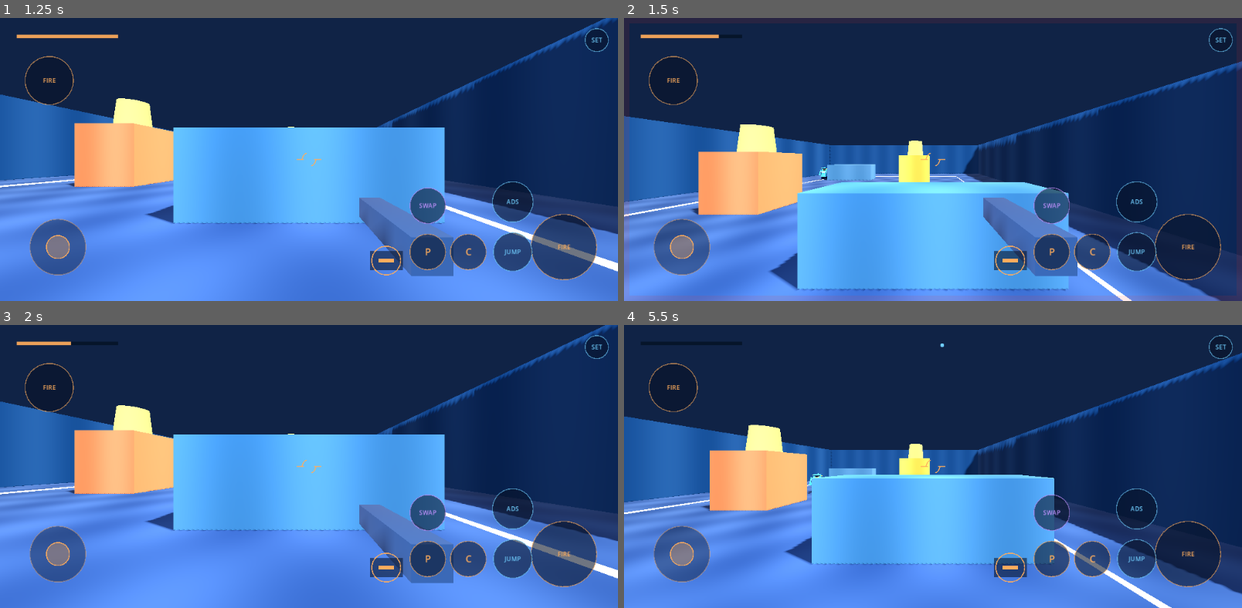
Above: before the commit, frames 1-4 (two rows, left to right).
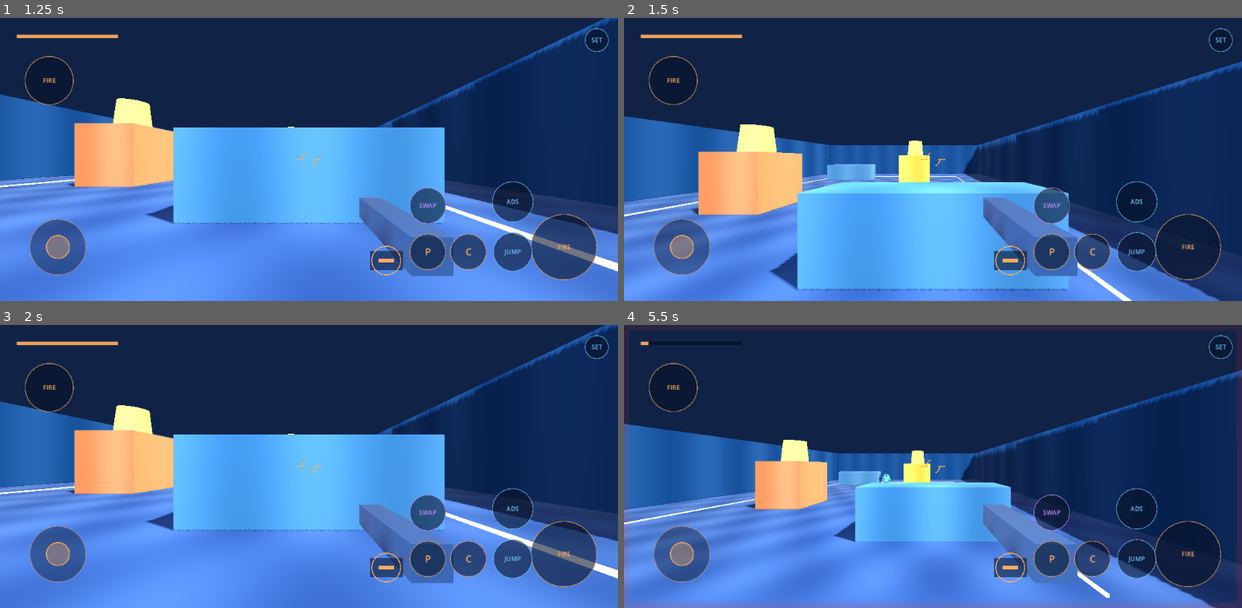
Above: after the commit, the same moments.

Repository: WillisLiao/X-in-a-bottle
Game: Godot game, scene res://main.tscn
Same seed, same stepped clock (60 frames per second), same inputs: the game is played once before the commit and once after it.
Inputs (mouse positions are in pixels of both pictures, inside the frame that each line leads up to):
- Up to frame 1 (1.25 s): tap Enter at 0.5 s; drag from (309, 159) to (370, 97) at 0.52 s
- Up to frame 2 (1.5 s): tap Space (jump) at 1.25 s; drag from (809, 173) to (902, 216) at 1.27 s
- Up to frame 3 (2 s): no input
- Up to frame 4 (5.5 s): move the mouse to (994, 404) at 2.02 s; press the mouse at (994, 404) at 2.03 s; hold D (move_right) 2.03-2.75 s; release the mouse at (994, 404) at 2.75 s; drag from (902, 523) to (747, 424) at 2.77 s; tap Enter at 3.5 s; move the mouse to (1118, 508) at 3.52 s; press the mouse at (1118, 508) at 3.53 s; hold A (move_left) 3.53-4.25 s; tap Space (jump) at 3.77, 5 s; release the mouse at (1118, 508) at 4.25 s; drag from (747, 424) to (840, 395) at 4.27 s; move the mouse to (963, 466) at 5.02 s; press the mouse at (963, 466) at 5.03 s; hold S (move_back) from 5.03 s (still down)

Frame 1 is identical in both runs. In frame 2, 0.1% of the frame differs, in the area x 15-100%, y 5-58%; in frame 3, 0.1%; in frame 4, 25%, in the area x 0-100%, y 0-100%.

Commit message:
fix: stage duelists in opposite arena halves

Diff:
--- a/Riftline/scripts/bot_duelist.gd
+++ b/Riftline/scripts/bot_duelist.gd
@@ -3,6 +3,10 @@
 
 var target: Duelist
 var _time := 0.0
+var _opening_hold_remaining := 0.0
+
+func hold_opening_position(seconds: float) -> void:
+	_opening_hold_remaining = maxf(_opening_hold_remaining, seconds)
 
 func _physics_process(delta: float) -> void:
 	if eliminated or target == null or target.eliminated:
@@ -14,10 +18,17 @@
 	if distance < 0.01:
 		return
 
-	# It circles rather than walking straight at the player, so the opening duel tests aiming immediately.
+	# The opponent must visibly own its half of the arena before it begins its approach.
+	# Without this beat, the bot's first movement makes a correct spawn read as if it began at the player's cover.
 	var desired_yaw := atan2(-toward.x, -toward.z)
 	rotation.y = lerp_angle(rotation.y, desired_yaw, minf(1.0, delta * 4.4))
 	head.rotation.x = clampf(lerpf(head.rotation.x, -0.03, delta * 4.0), -0.45, 0.4)
+	if _opening_hold_remaining > 0.0:
+		_opening_hold_remaining = maxf(0.0, _opening_hold_remaining - delta)
+		drive(Vector2.ZERO, false, false, delta)
+		return
+
+	# It circles rather than walking straight at the player, so the opening duel tests aiming immediately.
 	var strafe := sin(_time * 1.8) * 0.82
 	var advance := 0.42 if distance > 14.0 else -0.16 if distance < 7.0 else 0.08
 	set_combat_pose(false, delta)
--- a/Riftline/scripts/riftline_arena.gd
+++ b/Riftline/scripts/riftline_arena.gd
@@ -4,6 +4,7 @@
 const PULP_LIT := preload("res://shaders/pulp_lit.gdshader")
 const SUN_COVER_SPAWN := Vector3(-15.0, 0.1, 6.0)
 const VOID_COVER_SPAWN := Vector3(16.0, 0.1, -6.0)
+const OPENING_HOLD_SECONDS := 2.5
 
 var player: Duelist
 var bot: BotDuelist
@@ -14,6 +15,7 @@
 var _capture_after := 2.0
 var _capture_settings := false
 var _capture_character := false
+var _capture_overview := false
 
 func _ready() -> void:
 	_build_environment()
@@ -125,6 +127,7 @@
 	bot.position = VOID_COVER_SPAWN
 	bot.rotation.y = PI * 0.5
 	bot.target = player
+	bot.hold_opening_position(OPENING_HOLD_SECONDS)
 	add_child(bot)
 	director.register_duelist(bot)
 
@@ -220,12 +223,19 @@
 			_capture_settings = true
 		elif argument == "--character":
 			_capture_character = true
+		elif argument == "--overview":
+			_capture_overview = true
 	if _capture_settings:
 		hud.open_settings()
 	if _capture_character:
 		# This is a renderer-only inspection hook for silhouette review, not an alternate gameplay state.
 		bot.position = Vector3(-6.0, 0.1, 0.0)
 		bot.set_physics_process(false)
+	if _capture_overview:
+		# A renderer-only inspection hook that lets captures verify both spawn halves at once.
+		player.camera.cull_mask = 1 | 2
+		player.camera.global_position = Vector3(0.0, 31.0, 27.0)
+		player.camera.look_at(Vector3(0.0, 0.0, 0.0))
 
 func _capture_after_delay() -> void:
 	await get_tree().create_timer(_capture_after).timeout
